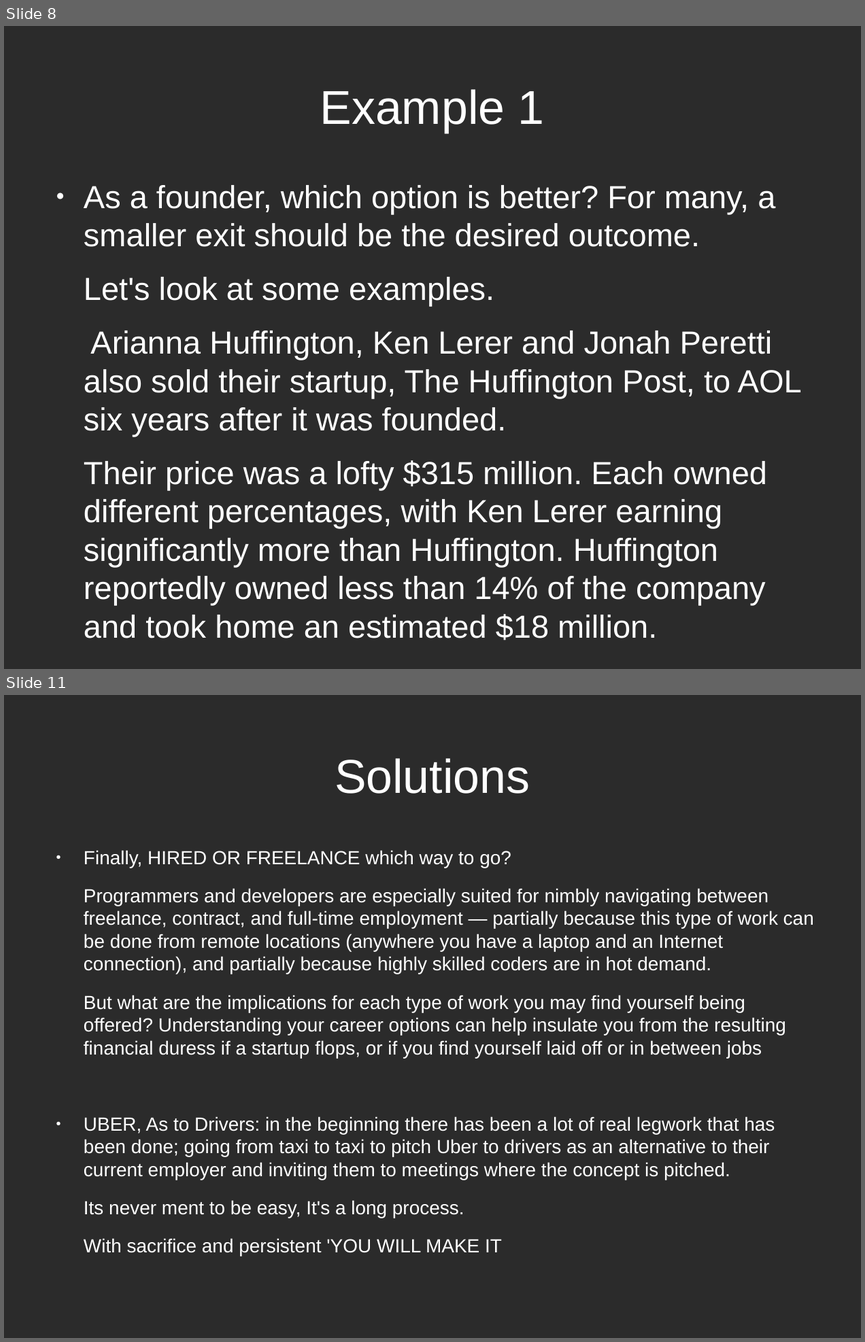
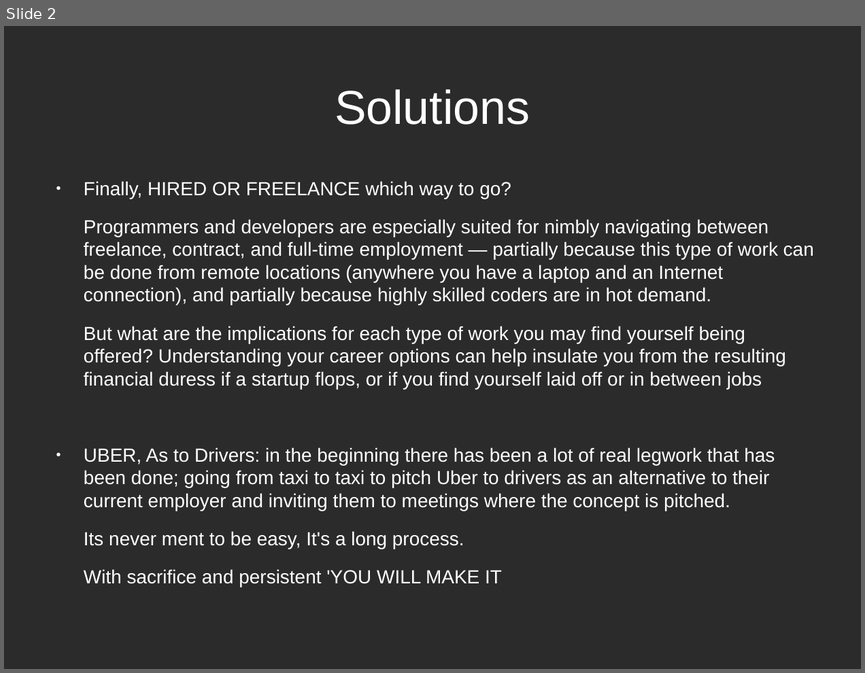
Before and after one commit to gitalry/Yusudd, a slide deck: bots.odp. Shown one above the other, each under a label of ours: slides 8 and 11 before the commit, slide 2 after it; the slides between them are not shown. The pictures are 865x1342 and 865x673 pixels, drawn with LibreOffice and Linux fonts; fonts in the diff are those of the drawing; background and template pictures are left out; a plain dark background stands for a picture behind light text. Boxes give left, top, right and bottom in pixels: in the first picture for what was removed or moved away, otherwise in the second. Text is boxed around its words. In the diff, an @@ line names an element or a change of style, - is before the commit and + after.

```diff
--- a/bots.odp
+++ b/bots.odp
@@ slide 8 removed at box(4, 26, 861, 669), background picture (left out) @@
@@ title removed at box(320, 89, 545, 133) @@
-Example 1
@@ text removed at box(84, 185, 802, 641) @@
-● As a founder, which option is better? For many, a smaller exit should be the desired outcome.
-Let's look at some examples.
-Arianna Huffington, Ken Lerer and Jonah Peretti also sold their startup, The Huffington Post, to AOL six years after it was founded.
-Their price was a lofty $315 million. Each owned different percentages, with Ken Lerer earning significantly more than Huffington. Huffington reportedly owned less than 14% of the company and took home an estimated $18 million.
@@ what was slide 11 is now slide 2 @@
```
Also in this commit, not shown: 1 slide changed, 8 other slides removed, 1 other file.
